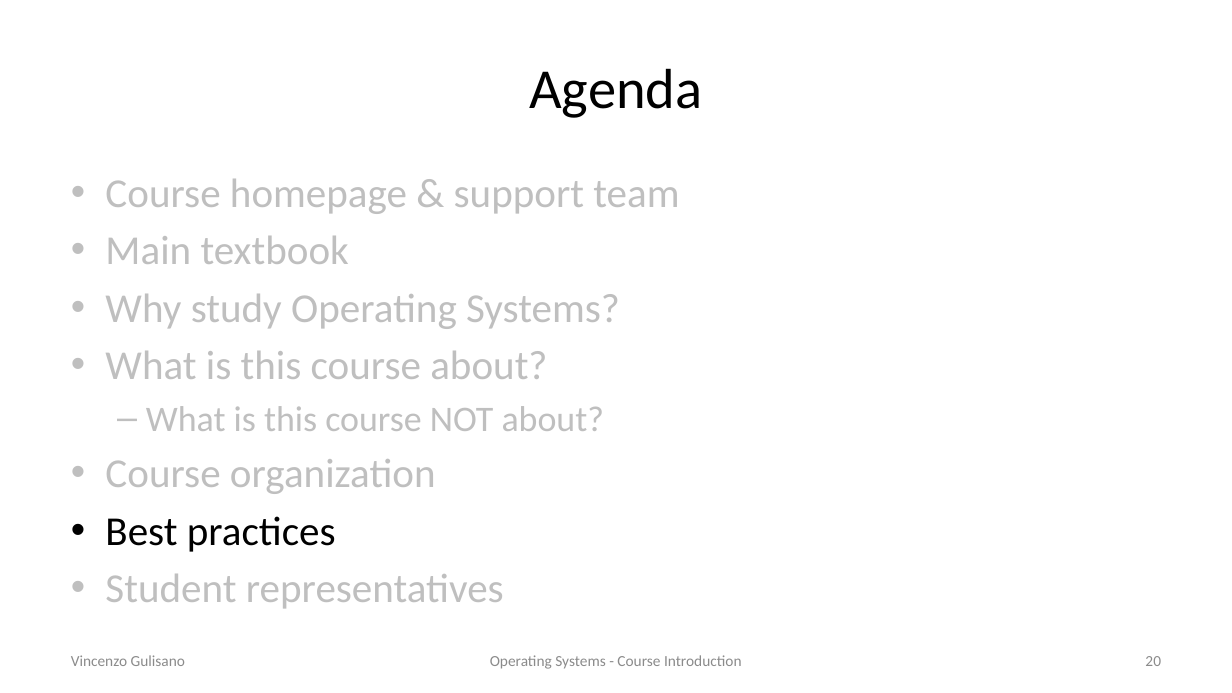
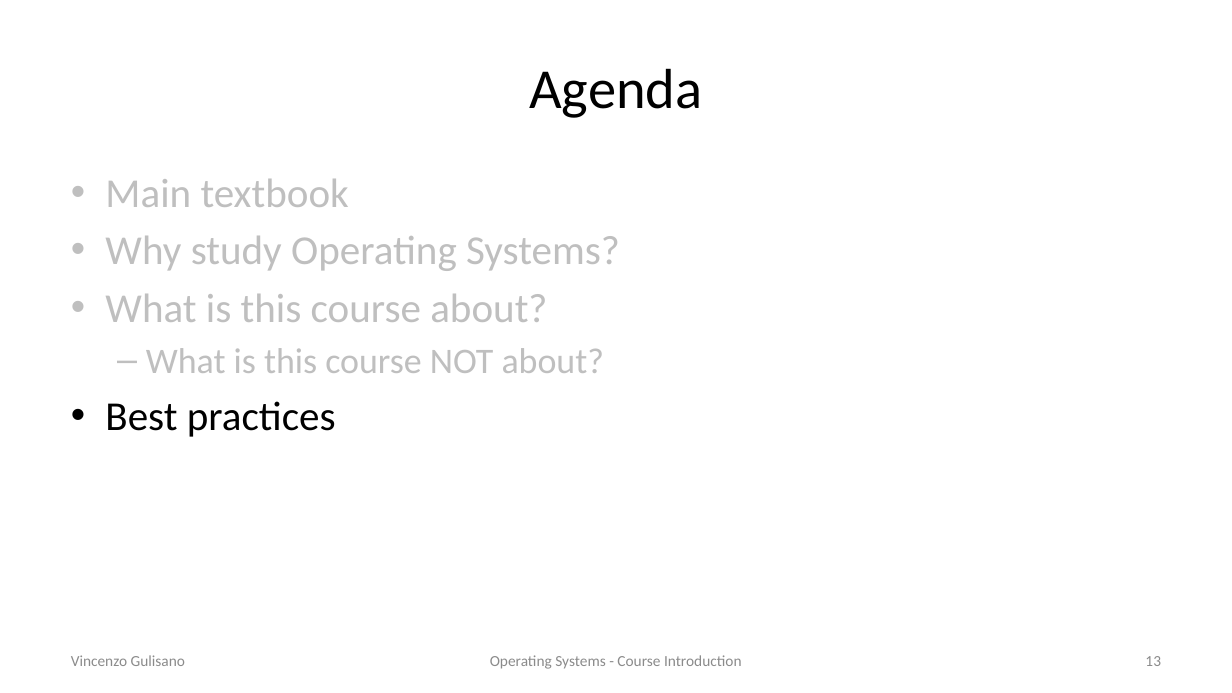
Before and after one commit to vincenzo-gulisano/os_material, a slide deck: slide 13 of slides/course_introduction.pptx (slide 20 before the commit). Drawn at 1232x693 pixels with LibreOffice and Linux fonts; fonts in the diff are those of the drawing. Boxes give left, top, right and bottom in pixels: in the first picture for what was removed or moved away, otherwise in the second. Text is boxed around its words. In the diff, an @@ line names an element or a change of style, - is before the commit and + after.

Commit message:
updated course introduction slides

```diff
--- a/slides/course_introduction.pptx
+++ b/slides/course_introduction.pptx
@@ text at [105,179,679,214]: paragraph removed @@
-• Course homepage & support team
@@ text at [105,459,436,494]: paragraph removed @@
-• Course organization
@@ text at [105,574,504,609]: paragraph removed @@
-• Student representatives
@@ page number at [1145,656,1161,666]: text changed @@
-20
+13
```
Also in this commit, not shown: 6 other slides changed, 26 slides removed, 1 other file.
